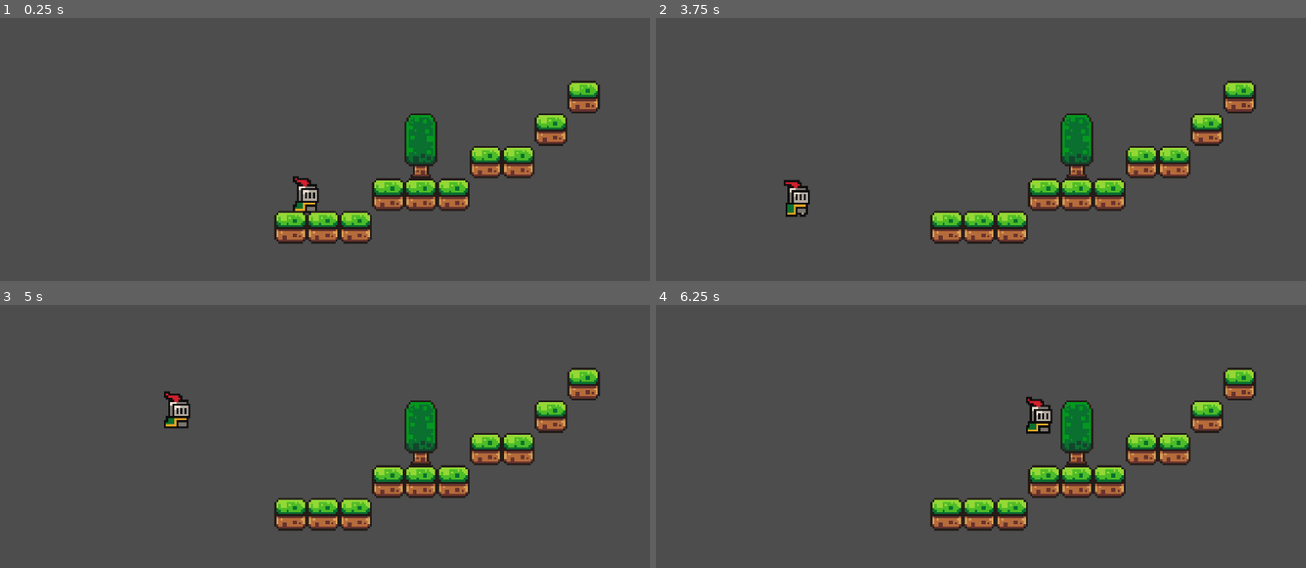
Above: before the commit, frames 1-4 (two rows, left to right).
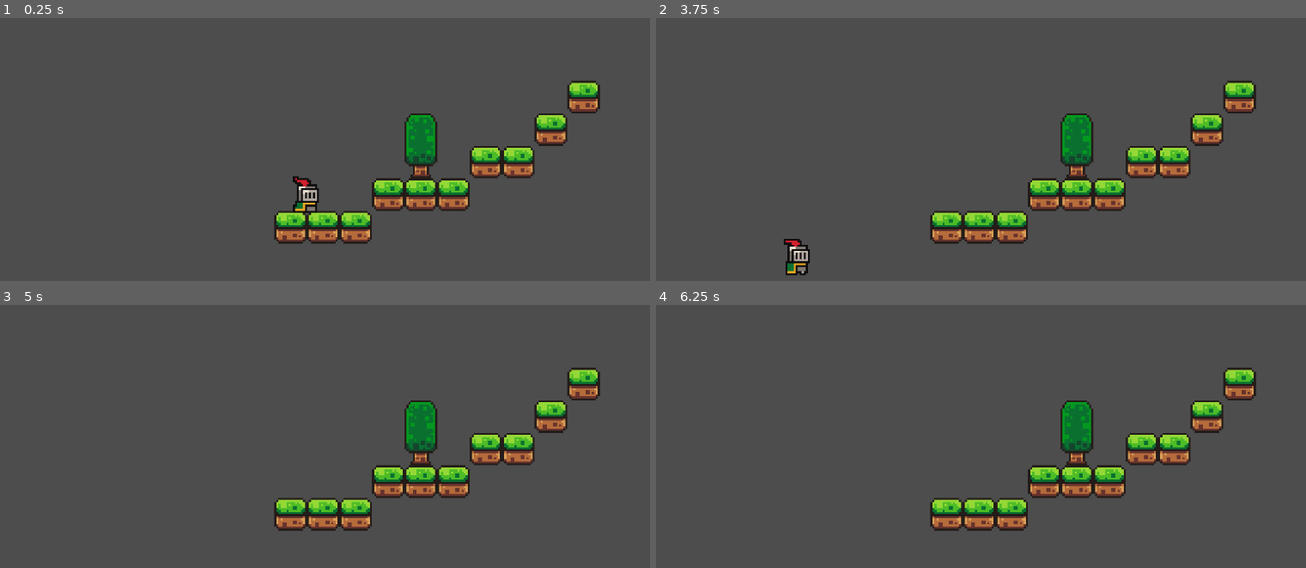
Above: after the commit, the same moments.

Repository: b14ck0ps/sigil
Game: Godot game, scene res://scenes/game.tscn
The game is run twice, just before and just after one commit, with the same random seed, the same clock (stepped at 60 frames per second) and the same inputs.
Inputs:
- Up to frame 1 (0.25 s): no input
- Up to frame 2 (3.75 s): tap Enter (ui_accept) at 0.5, 0.77, 1.52, 3.02 s; hold Right (ui_right) 0.53-2.03 s; hold Left (ui_left) from 2.03 s (still down)
- Up to frame 3 (5 s): tap Enter (ui_accept) at 3.77, 4.52 s; release Left (ui_left) at 4.28 s; hold Right (ui_right) from 4.28 s (still down)
- Up to frame 4 (6.25 s): keep holding Right (ui_right); tap Enter (ui_accept) at 5.75, 6.02 s

The runs differ from the first frame. In frame 2, 0.9% of the frame differs, in the area x 19-24%, y 61-98%; in frame 3, 0.5%; in frame 4, 0.5%.

Commit message:
rm worldend coll

Diff:
--- a/scenes/game.tscn
+++ b/scenes/game.tscn
@@ -1,9 +1,7 @@
-[gd_scene load_steps=6 format=3 uid="uid://5nyneg2k226t"]
+[gd_scene load_steps=5 format=3 uid="uid://5nyneg2k226t"]
 
 [ext_resource type="PackedScene" uid="uid://bu8ljjtsm0db5" path="res://scenes/player.tscn" id="1_mw1d4"]
 [ext_resource type="Texture2D" uid="uid://dln2ojtg2f2u7" path="res://asstes/sprites/world_tileset.png" id="2_foeyq"]
-
-[sub_resource type="WorldBoundaryShape2D" id="WorldBoundaryShape2D_fum1o"]
 
 [sub_resource type="TileSetAtlasSource" id="TileSetAtlasSource_xjlpg"]
 texture = ExtResource("2_foeyq")
@@ -168,18 +166,12 @@
 
 [node name="Game" type="Node2D"]
 
+[node name="TileMap" type="TileMap" parent="."]
+tile_set = SubResource("TileSet_nxng6")
+format = 2
+layer_0/tile_data = PackedInt32Array(65535, 0, 0, 0, 0, 0, 1, 0, 0, -65534, 0, 0, -65533, 0, 0, -65532, 0, 0, -131067, 0, 0, -131066, 0, 0, -196601, 0, 0, -262136, 0, 0, -131069, 0, 5, -196605, 0, 3)
+
 [node name="Player" parent="." instance=ExtResource("1_mw1d4")]
 
 [node name="Camera2D" type="Camera2D" parent="."]
 zoom = Vector2(3.415, 3.415)
-
-[node name="StaticBody2D" type="StaticBody2D" parent="."]
-
-[node name="CollisionShape2D" type="CollisionShape2D" parent="StaticBody2D"]
-position = Vector2(0, 2)
-shape = SubResource("WorldBoundaryShape2D_fum1o")
-
-[node name="TileMap" type="TileMap" parent="."]
-tile_set = SubResource("TileSet_nxng6")
-format = 2
-layer_0/tile_data = PackedInt32Array(65535, 0, 0, 0, 0, 0, 1, 0, 0, -65534, 0, 0, -65533, 0, 0, -65532, 0, 0, -131067, 0, 0, -131066, 0, 0, -196601, 0, 0, -262136, 0, 0, -131069, 0, 5, -196605, 0, 3)
